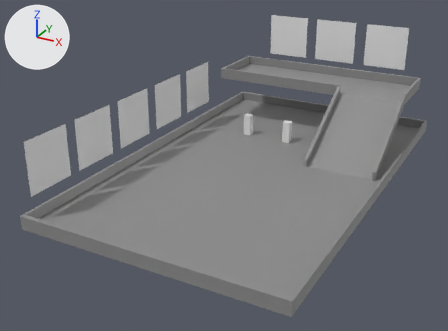
Two versions of the glTF model example/public/map/demo-map-000.glb, one commit apart.
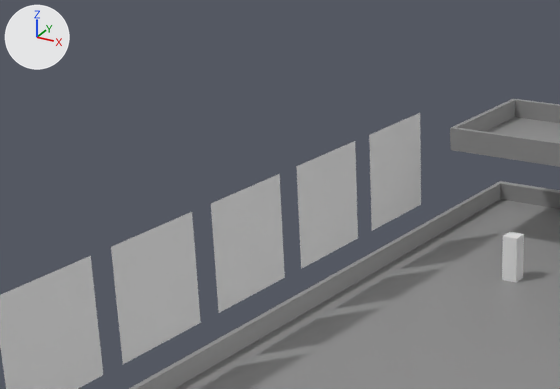
The first picture shows the older version from a 50 mm camera at (45.5, -68.2, 45.4) aimed at (-2.4, 18.9, 1.9). The close-ups show both versions on the part from 6% to 60% of the width and 4% to 55% of the height of that picture; other places that the commit changed are outside them. The axes (+X, +Y, +Z) are drawn at upper left. The lights are the same throughout. Where no turn or scale is listed for an object, it has been applied to the vertices.
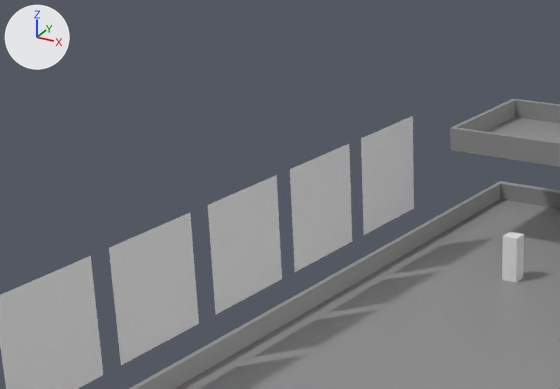
The change, as a diff of the scene's bpy script:
```diff
--- a/example/public/map/demo-map-000.glb.py
+++ b/example/public/map/demo-map-000.glb.py
@@ ob_plane_005 @@
 ob_plane_005 = bpy.data.objects.new('Plane.005', me_plane_009)
-ob_plane_005.location = (-19.61, 27.88, 8.35)
+ob_plane_005.location = (-19.61, 5.58, 8.35)
@@ ob_plane_006 @@
 ob_plane_006 = bpy.data.objects.new('Plane.006', me_plane_010)
-ob_plane_006.location = (-19.61, 16.76, 8.35)
+ob_plane_006.location = (-19.61, 16.38, 8.35)
@@ ob_plane_007 @@
 ob_plane_007 = bpy.data.objects.new('Plane.007', me_plane_011)
-ob_plane_007.location = (-19.61, 5.79, 8.35)
+ob_plane_007.location = (-19.61, 26.95, 8.35)
@@ ob_plane_008 @@
 ob_plane_008 = bpy.data.objects.new('Plane.008', me_plane_012)
-ob_plane_008.location = (-19.61, 38.92, 8.35)
+ob_plane_008.location = (-19.61, 37.58, 8.35)
```

Changed parts and their boxes (x1, y1, x2, y2) in the close-ups (560 x 389 px):
'Plane.007', moved: before (111, 212, 201, 364); after (290, 144, 352, 272)
'Plane.005', moved: before (296, 141, 358, 269); after (109, 213, 199, 365)
'Plane.006', moved: before (211, 174, 285, 313); after (208, 175, 282, 314)
'Plane.008', moved: before (369, 113, 421, 231); after (361, 116, 414, 235)
